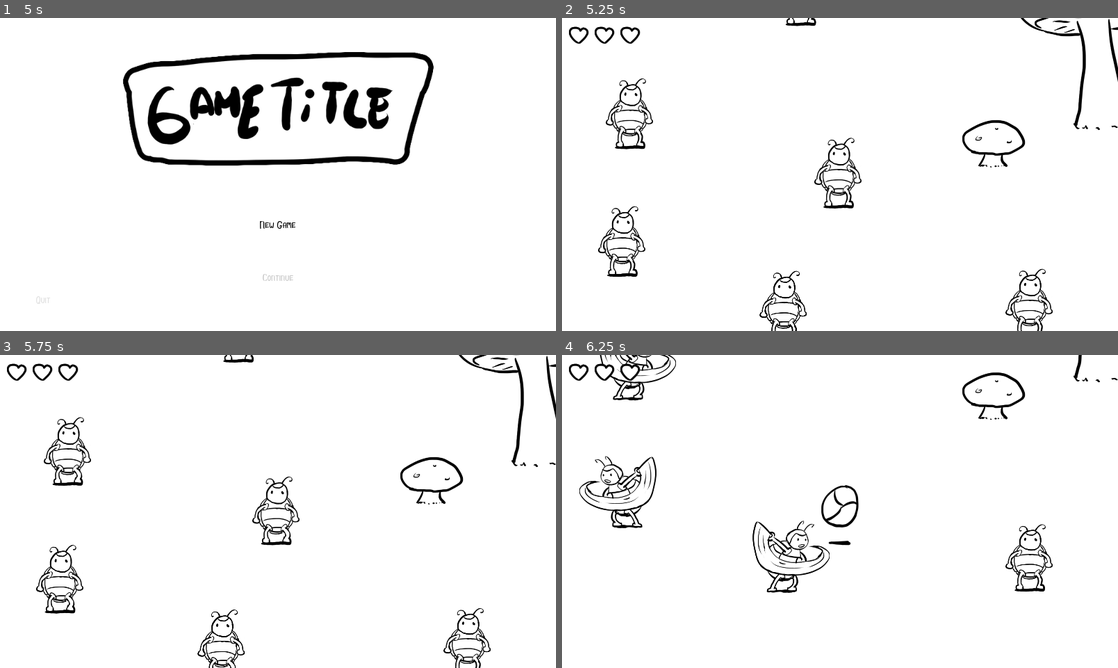
Above: before the commit, frames 1-4 (two rows, left to right).
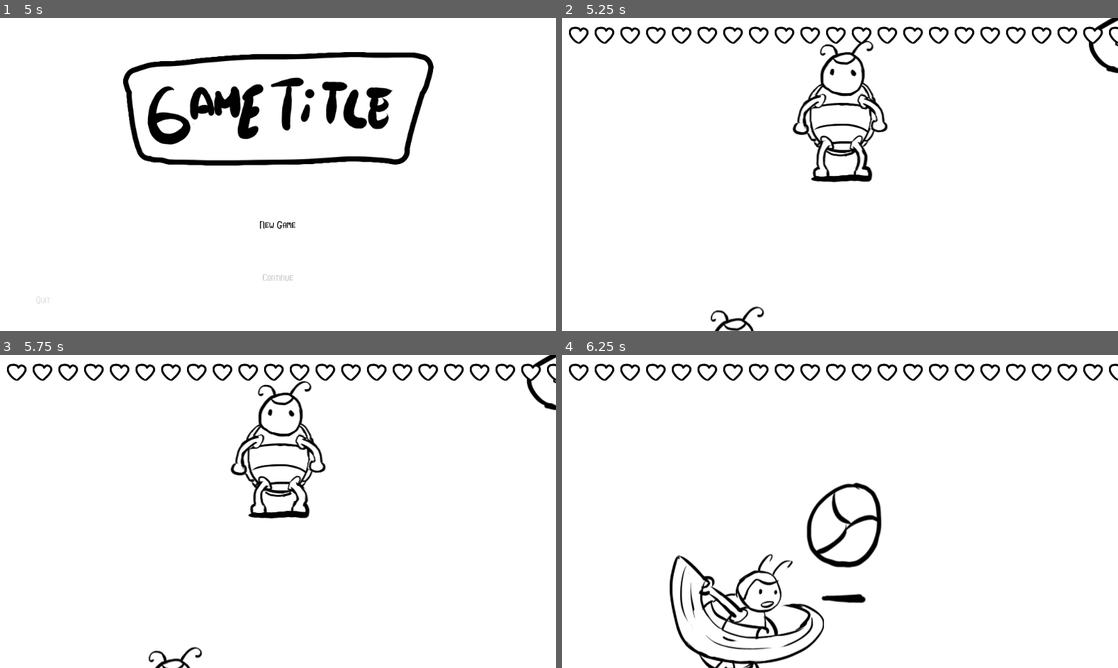
Above: after the commit, the same moments.

Repository: matthehzhang/hackutd
Game: Godot game, scene res://scenes/levels/Intro.tscn
Same seed, same stepped clock (60 frames per second), same inputs: the game is played once before the commit and once after it.
Inputs:
- Up to frame 1 (5 s): tap Enter at 0.5, 4.25 s; hold Right (move_right) 0.53-1.28 s; tap Space (roll) at 0.6, 1.55, 2.3, 2.85, 3.5, 3.6, 4.55 s; hold Down (move_down) 1.28-2.03 s; tap Ctrl (attack) at 1.35, 4.35 s; hold Right (move_right) 2.03-2.78 s; hold E (interact) 2.03-2.78 s; hold Up (move_up) 2.78-3.53 s; hold Left (move_left) from 3.53 s (still down)
- Up to frame 2 (5.25 s): release Left (move_left) at 5 s; click "New Game" at 5 s
- Up to frame 3 (5.75 s): no input
- Up to frame 4 (6.25 s): hold Down (move_down) from 5.78 s (still down); hold E (interact) from 5.78 s (still down); tap Space (roll) at 6.05 s

Frame 1 is identical in both runs. In frame 2, 6.9% of the frame differs, in the area x 6-100%, y 0-100%; in frame 3, 6.8%; in frame 4, 7.8%, in the area x 3-100%, y 0-100%.

Commit message:
create fixed and unfixed camera options based on scene

Diff:
--- a/fonts/dialog.tres
+++ b/fonts/dialog.tres
@@ -1,9 +1,11 @@
-[gd_resource type="FontFile" load_steps=2 format=2]
+[gd_resource type="FontFile" load_steps=2 format=3 uid="uid://drwpb3u26vnpm"]
 
-[ext_resource path="res://fonts/Candy Demo.otf" type="FontFile" id=1]
+[ext_resource type="FontFile" uid="uid://bq0nyj1m4id7o" path="res://fonts/Candy Demo.otf" id="1"]
 
 [resource]
-size = 32
-use_filter = true
-extra_spacing_top = -3
-font_data = ExtResource( 1 )
+fallbacks = Array[Font]([ExtResource("1")])
+cache/0/16/0/ascent = 0.0
+cache/0/16/0/descent = 0.0
+cache/0/16/0/underline_position = 0.0
+cache/0/16/0/underline_thickness = 0.0
+cache/0/16/0/scale = 1.0
--- a/fonts/stats.tres
+++ b/fonts/stats.tres
@@ -1,9 +1,11 @@
-[gd_resource type="FontFile" load_steps=2 format=2]
+[gd_resource type="FontFile" load_steps=2 format=3 uid="uid://es2xlkhhhi7g"]
 
-[ext_resource path="res://fonts/Candy Demo.otf" type="FontFile" id=1]
+[ext_resource type="FontFile" uid="uid://bq0nyj1m4id7o" path="res://fonts/Candy Demo.otf" id="1"]
 
 [resource]
-size = 24
-use_filter = true
-extra_spacing_top = -3
-font_data = ExtResource( 1 )
+fallbacks = Array[Font]([ExtResource("1")])
+cache/0/16/0/ascent = 0.0
+cache/0/16/0/descent = 0.0
+cache/0/16/0/underline_position = 0.0
+cache/0/16/0/underline_thickness = 0.0
+cache/0/16/0/scale = 1.0
--- a/project.godot
+++ b/project.godot
@@ -13,7 +13,7 @@
 config/name="Top Down Action RPG"
 run/main_scene="res://scenes/levels/Intro.tscn"
 config/use_custom_user_dir=true
-config/features=PackedStringArray("4.2")
+config/features=PackedStringArray("4.5")
 config/icon="res://icon.png"
 
 [autoload]
@@ -32,57 +32,61 @@
 
 window/stretch/mode="2d"
 
+[dotnet]
+
+project/assembly_name="Top Down Action RPG"
+
 [input]
 
 move_up={
 "deadzone": 0.5,
-"events": [Object(InputEventKey,"resource_local_to_scene":fa …(174 unchanged characters)… l_keycode":0,"key_label":0,"unicode":0,"echo":false,"script":null)
+"events": [Object(InputEventKey,"resource_local_to_scene":fa …(174 unchanged characters)… l_keycode":0,"key_label":0,"unicode":0,"location":0,"echo":false,"script":null)
 , Object(InputEventJoypadMotion,"resource_local_to_scene":false,"resource_name":"","device":0,"axis":1,"axis_value":-1.0,"script":null)
 , Object(InputEventJoypadButton,"resource_local_to_scene":false,"resource_name":"","device":0,"button_index":11,"pressure":0.0,"pressed":false,"script":null)
 ]
 }
 move_left={
 "deadzone": 0.5,
-"events": [Object(InputEventKey,"resource_local_to_scene":fa …(174 unchanged characters)… l_keycode":0,"key_label":0,"unicode":0,"echo":false,"script":null)
+"events": [Object(InputEventKey,"resource_local_to_scene":fa …(174 unchanged characters)… l_keycode":0,"key_label":0,"unicode":0,"location":0,"echo":false,"script":null)
 , Object(InputEventJoypadMotion,"resource_local_to_scene":false,"resource_name":"","device":0,"axis":0,"axis_value":-1.0,"script":null)
 , Object(InputEventJoypadButton,"resource_local_to_scene":false,"resource_name":"","device":0,"button_index":13,"pressure":0.0,"pressed":false,"script":null)
 ]
 }
 move_down={
 "deadzone": 0.5,
-"events": [Object(InputEventKey,"resource_local_to_scene":fa …(174 unchanged characters)… l_keycode":0,"key_label":0,"unicode":0,"echo":false,"script":null)
+"events": [Object(InputEventKey,"resource_local_to_scene":fa …(174 unchanged characters)… l_keycode":0,"key_label":0,"unicode":0,"location":0,"echo":false,"script":null)
 , Object(InputEventJoypadMotion,"resource_local_to_scene":false,"resource_name":"","device":0,"axis":1,"axis_value":1.0,"script":null)
 , Object(InputEventJoypadButton,"resource_local_to_scene":false,"resource_name":"","device":0,"button_index":12,"pressure":0.0,"pressed":false,"script":null)
 ]
 }
 move_right={
 "deadzone": 0.5,
-"events": [Object(InputEventKey,"resource_local_to_scene":fa …(174 unchanged characters)… l_keycode":0,"key_label":0,"unicode":0,"echo":false,"script":null)
+"events": [Object(InputEventKey,"resource_local_to_scene":fa …(174 unchanged characters)… l_keycode":0,"key_label":0,"unicode":0,"location":0,"echo":false,"script":null)
 , Object(InputEventJoypadMotion,"resource_local_to_scene":false,"resource_name":"","device":0,"axis":0,"axis_value":1.0,"script":null)
 , Object(InputEventJoypadButton,"resource_local_to_scene":false,"resource_name":"","device":0,"button_index":14,"pressure":0.0,"pressed":false,"script":null)
 ]
 }
 attack={
 "deadzone": 0.5,
-"events": [Object(InputEventKey,"resource_local_to_scene":fa …(174 unchanged characters)… l_keycode":0,"key_label":0,"unicode":0,"echo":false,"script":null)
+"events": [Object(InputEventKey,"resource_local_to_scene":fa …(174 unchanged characters)… l_keycode":0,"key_label":0,"unicode":0,"location":0,"echo":false,"script":null)
 , Object(InputEventJoypadButton,"resource_local_to_scene":false,"resource_name":"","device":0,"button_index":2,"pressure":0.0,"pressed":false,"script":null)
 ]
 }
 roll={
 "deadzone": 0.5,
-"events": [Object(InputEventKey,"resource_local_to_scene":fa …(169 unchanged characters)… l_keycode":0,"key_label":0,"unicode":0,"echo":false,"script":null)
+"events": [Object(InputEventKey,"resource_local_to_scene":fa …(169 unchanged characters)… l_keycode":0,"key_label":0,"unicode":0,"location":0,"echo":false,"script":null)
 , Object(InputEventJoypadButton,"resource_local_to_scene":false,"resource_name":"","device":0,"button_index":0,"pressure":0.0,"pressed":false,"script":null)
 ]
 }
 interact={
 "deadzone": 0.5,
-"events": [Object(InputEventKey,"resource_local_to_scene":fa …(169 unchanged characters)… l_keycode":0,"key_label":0,"unicode":0,"echo":false,"script":null)
+"events": [Object(InputEventKey,"resource_local_to_scene":fa …(169 unchanged characters)… l_keycode":0,"key_label":0,"unicode":0,"location":0,"echo":false,"script":null)
 , Object(InputEventJoypadButton,"resource_local_to_scene":false,"resource_name":"","device":0,"button_index":1,"pressure":0.0,"pressed":false,"script":null)
 ]
 }
 pause={
 "deadzone": 0.5,
-"events": [Object(InputEventKey,"resource_local_to_scene":fa …(174 unchanged characters)… l_keycode":0,"key_label":0,"unicode":0,"echo":false,"script":null)
+"events": [Object(InputEventKey,"resource_local_to_scene":fa …(174 unchanged characters)… l_keycode":0,"key_label":0,"unicode":0,"location":0,"echo":false,"script":null)
 , Object(InputEventJoypadButton,"resource_local_to_scene":false,"resource_name":"","device":0,"button_index":6,"pressure":0.0,"pressed":false,"script":null)
 ]
 }
--- a/scenes/characters/Player.gd
+++ b/scenes/characters/Player.gd
@@ -4,13 +4,12 @@
 
 """
 This implements a very rudimentary state machine. There are better implementations
-in the AssetLib if you want to make something more complex. Also it shares code with Enemy.gd
-and probably both should extend some parent script
+in the AssetLib if you want to make something more complex.
 """
 
 @export var WALK_SPEED: int = 350 # pixels per second
 @export var ROLL_SPEED: int = 1000 # pixels per second
-@export var hitpoints: int = 3
+@export var hitpoints: int = 100
 
 var linear_vel = Vector2()
 var roll_direction = Vector2.DOWN
@@ -39,8 +38,38 @@
 			Dialogs.dialog_started.connect(_on_dialog_started) == OK and
 			Dialogs.dialog_ended.connect(_on_dialog_ended) == OK ):
 		printerr("Error connecting to dialog system")
-	pass
-
+
+	setup_camera()
+	pass
+
+func setup_camera():
+	# Find the current room node
+	var current_room = get_parent()  # Assumes player is child of room
+
+	# Check if this room should have a fixed camera
+	if current_room.is_in_group("fixed_camera"):
+		# Center camera on room
+		var room_center = get_room_center(current_room)
+		# Detach camera from player movement
+		$Camera2D.set_as_top_level(true)
+		$Camera2D.global_position = room_center
+		$Camera2D.position_smoothing_enabled = false
+		# Detach camera from player movement
+
+	else:
+		# Camera follows player normally
+		$Camera2D.set_as_top_level(false)
+		$Camera2D.position_smoothing_enabled = true
+		$Camera2D.position = Vector2.ZERO
+
+func get_room_center(room):
+	# Find a node marked as the room center, or use a default
+	var center_markers = room.get_node("CameraCenter") if room.has_node("CameraCenter") else null
+	if center_markers:
+		return center_markers.global_position
+	else:
+		# Fallback: estimate from room size (adjust these values)
+		return Vector2(0,0)
 
 func _physics_process(_delta):
 
--- a/scenes/characters/Player.tscn
+++ b/scenes/characters/Player.tscn
@@ -809,22 +809,22 @@
 
 [sub_resource type="AnimationLibrary" id="AnimationLibrary_qdvjb"]
 _data = {
-"die": SubResource("2"),
-"hurt": SubResource("3"),
-"idle_down": SubResource("4"),
-"idle_left": SubResource("5"),
-"idle_right": SubResource("6"),
-"idle_up": SubResource("7"),
-"reset": SubResource("8"),
-"roll": SubResource("9"),
-"slash_down": SubResource("10"),
-"slash_left": SubResource("11"),
-"slash_right": SubResource("12"),
-"slash_up": SubResource("13"),
-"walk_down": SubResource("14"),
-"walk_left": SubResource("15"),
-"walk_right": SubResource("16"),
-"walk_up": SubResource("17")
+&"die": SubResource("2"),
+&"hurt": SubResource("3"),
+&"idle_down": SubResource("4"),
+&"idle_left": SubResource("5"),
+&"idle_right": SubResource("6"),
+&"idle_up": SubResource("7"),
+&"reset": SubResource("8"),
+&"roll": SubResource("9"),
+&"slash_down": SubResource("10"),
+&"slash_left": SubResource("11"),
+&"slash_right": SubResource("12"),
+&"slash_up": SubResource("13"),
+&"walk_down": SubResource("14"),
+&"walk_left": SubResource("15"),
+&"walk_right": SubResource("16"),
+&"walk_up": SubResource("17")
 }
 
 [sub_resource type="CapsuleShape2D" id="18"]
@@ -836,11 +836,13 @@
 script = ExtResource("2")
 
 [node name="sprite" type="Sprite2D" parent="."]
+modulate = Color(0, 0, 0, 1)
 position = Vector2(6.30249, -86.9744)
 texture = ExtResource("1")
+flip_h = true
 hframes = 8
 vframes = 4
-frame = 5
+frame = 9
 
 [node name="hitbox" type="CollisionShape2D" parent="."]
 position = Vector2(-0.882385, -27.9806)
@@ -858,13 +860,9 @@
 
 [node name="anims" type="AnimationPlayer" parent="."]
 libraries = {
-"": SubResource("AnimationLibrary_qdvjb")
+&"": SubResource("AnimationLibrary_qdvjb")
 }
 autoplay = "reset"
-
-[node name="camera" type="Camera2D" parent="."]
-position = Vector2(6.30249, -86.9744)
-zoom = Vector2(0.5, 0.5)
 
 [node name="debug" parent="." instance=ExtResource("3")]
 path_to_node = NodePath("..")
@@ -877,4 +875,6 @@
 position = Vector2(0, -78.0211)
 shape = SubResource("18")
 
+[node name="Camera2D" type="Camera2D" parent="."]
+
 [connection signal="area_entered" from="hurtbox" to="." method="_on_hurtbox_area_entered"]
--- a/scenes/levels/Controls.tscn
+++ b/scenes/levels/Controls.tscn
@@ -1,23 +1,26 @@
-[gd_scene load_steps=4 format=2]
+[gd_scene load_steps=4 format=3 uid="uid://bced5hbmc8pa5"]
 
-[ext_resource path="res://scenes/levels/Controls.gd" type="Script" id=1]
-[ext_resource path="res://textures/misc/controls.png" type="Texture2D" id=2]
-[ext_resource path="res://fonts/dialog.tres" type="FontFile" id=3]
+[ext_resource type="Script" uid="uid://b1hfuturpsieu" path="res://scenes/levels/Controls.gd" id="1"]
+[ext_resource type="Texture2D" uid="uid://dhdedjhqm5wcg" path="res://textures/misc/controls.png" id="2"]
+[ext_resource type="FontFile" uid="uid://drwpb3u26vnpm" path="res://fonts/dialog.tres" id="3"]
 
 [node name="Controls" type="Control"]
+layout_mode = 3
+anchors_preset = 15
 anchor_right = 1.0
 anchor_bottom = 1.0
-script = ExtResource( 1 )
-__meta__ = {
-"_edit_use_anchors_": false
-}
+grow_horizontal = 2
+grow_vertical = 2
+script = ExtResource("1")
 
 [node name="controls" type="TextureRect" parent="."]
+layout_mode = 0
 anchor_right = 1.0
 anchor_bottom = 1.0
-texture = ExtResource( 2 )
+texture = ExtResource("2")
 
 [node name="Button" type="Button" parent="."]
+layout_mode = 0
 anchor_left = 1.0
 anchor_top = 0.5
 anchor_right = 1.0
@@ -26,12 +29,10 @@
 offset_top = 234.378
 offset_right = -7.36102
 offset_bottom = 283.378
-theme_override_fonts/font = ExtResource( 3 )
-theme_override_colors/font_color = Color( 0, 0, 0, 1 )
-theme_override_colors/font_hover_color = Color( 0.364706, 0.364706, 0.364706, 1 )
+theme_override_colors/font_color = Color(0, 0, 0, 1)
+theme_override_colors/font_hover_color = Color(0.364706, 0.364706, 0.364706, 1)
+theme_override_fonts/font = ExtResource("3")
 text = "Back"
 flat = true
-__meta__ = {
-"_editor_description_": ""
-}
+
 [connection signal="pressed" from="Button" to="." method="_on_Button_pressed"]
--- a/scenes/levels/HouseInside.tscn
+++ b/scenes/levels/HouseInside.tscn
@@ -39,7 +39,7 @@
 
 [sub_resource type="AnimationLibrary" id="AnimationLibrary_i7obc"]
 _data = {
-"idle": SubResource("1")
+&"idle": SubResource("1")
 }
 
 [sub_resource type="RectangleShape2D" id="RectangleShape2D_ttal5"]
@@ -51,7 +51,7 @@
 [sub_resource type="RectangleShape2D" id="3"]
 size = Vector2(1378.44, 314.398)
 
-[node name="HouseInside" type="Node"]
+[node name="HouseInside" type="Node" groups=["fixed_camera"]]
 
 [node name="house_inside" type="Sprite2D" parent="."]
 texture = ExtResource("1")
@@ -79,7 +79,7 @@
 
 [node name="anims" parent="house_inside/Dadbug" index="1"]
 libraries = {
-"": SubResource("AnimationLibrary_i7obc")
+&"": SubResource("AnimationLibrary_i7obc")
 }
 
 [node name="trigger" parent="house_inside/Dadbug" index="2"]
@@ -110,10 +110,6 @@
 [node name="CollisionShape2D" type="CollisionShape2D" parent="exit"]
 shape = SubResource("3")
 
-[node name="lvl_camera" type="Camera2D" parent="."]
-position = Vector2(1.10724, 6.72946)
-zoom = Vector2(0.7, 0.7)
-
 [node name="Character" parent="." instance=ExtResource("5")]
 position = Vector2(4.19806, 260.181)
 facing = "up"
--- a/scenes/levels/Outside.tscn
+++ b/scenes/levels/Outside.tscn
@@ -15,33 +15,39 @@
 [ext_resource type="PackedScene" path="res://scenes/characters/Npc.tscn" id="13"]
 [ext_resource type="PackedScene" uid="uid://dwu2tlrkse1kh" path="res://scenes/misc/Quest.tscn" id="14"]
 
+[sub_resource type="RectangleShape2D" id="RectangleShape2D_4pt2u"]
+size = Vector2(4197.723, 378.0916)
+
+[sub_resource type="RectangleShape2D" id="RectangleShape2D_7a0mr"]
+size = Vector2(4041, 341.0002)
+
 [node name="Outside" type="Node"]
 
 [node name="puddle_big" type="Sprite2D" parent="."]
-position = Vector2(661.445, 950.947)
+position = Vector2(-681.4837, 97.30347)
 texture = ExtResource("10")
 
 [node name="puddle_small" type="Sprite2D" parent="."]
-position = Vector2(1329.08, 687.921)
+position = Vector2(-273.87408, -909.23145)
 scale = Vector2(0.995735, 0.995735)
 texture = ExtResource("11")
 
 [node name="puddle_small2" type="Sprite2D" parent="."]
-position = Vector2(441.76, 1575.24)
+position = Vector2(-901.1686, 721.59656)
 scale = Vector2(0.995735, 0.995735)
 texture = ExtResource("11")
 
 [node name="puddle_big2" type="Sprite2D" parent="."]
-position = Vector2(1782.78, 1096.72)
+position = Vector2(179.8258, -500.43262)
 scale = Vector2(1.97507, 1.97507)
 texture = ExtResource("10")
 
 [node name="level" type="Node2D" parent="."]
 y_sort_enabled = true
-position = Vector2(208.024, -128.355)
+position = Vector2(-1134.9047, -981.99854)
 
 [node name="Jorgito" parent="level" instance=ExtResource("13")]
-position = Vector2(2062.51, 2957.82)
+position = Vector2(1802.4845, 2214.311)
 character_name = "Jorgito"
 
 [node name="Quest" parent="level/Jorgito" instance=ExtResource("14")]
@@ -51,10 +57,10 @@
 pending_text = "You forgot? I want 3 Generic Items"
 
 [node name="Character" parent="level" instance=ExtResource("8")]
-position = Vector2(1509.86, 2579.34)
+position = Vector2(1249.8345, 1835.831)
 
 [node name="house" parent="level" instance=ExtResource("5")]
-position = Vector2(908.151, 406.509)
+position = Vector2(648.1255, -337.00003)
 to_scene = "res://scenes/levels/HouseInside.tscn"
 
 [node name="house_outside" type="Marker2D" parent="level/house" groups=["spawnpoints"]]
@@ -67,40 +73,40 @@
 position = Vector2(2000.14, 283.939)
 
 [node name="flower3" parent="level" instance=ExtResource("7")]
-position = Vector2(3047.55, 841.074)
+position = Vector2(2787.5244, 97.56494)
 
 [node name="grass" parent="level" instance=ExtResource("3")]
-position = Vector2(1454.14, 1621.06)
+position = Vector2(1194.1145, 877.551)
 
 [node name="grass2" parent="level" instance=ExtResource("3")]
-position = Vector2(1610.14, 1777.06)
+position = Vector2(1350.1145, 1033.551)
 
 [node name="grass3" parent="level" instance=ExtResource("3")]
-position = Vector2(1721.57, 2011.06)
+position = Vector2(1461.5444, 1267.551)
 
 [node name="grass4" parent="level" instance=ExtResource("3")]
-position = Vector2(1844.14, 1598.78)
+position = Vector2(1584.1145, 855.271)
 
 [node name="grass5" parent="level" instance=ExtResource("3")]
-position = Vector2(1977.85, 1821.63)
+position = Vector2(1717.8245, 1078.121)
 
 [node name="grass6" parent="level" instance=ExtResource("3")]
-position = Vector2(2278.7, 1520.78)
+position = Vector2(2018.6744, 777.271)
 
 [node name="grass7" parent="level" instance=ExtResource("3")]
-position = Vector2(807.868, 1777.06)
+position = Vector2(547.84247, 1033.551)
 
 [node name="grass8" parent="level" instance=ExtResource("3")]
-position = Vector2(741.012, 2011.06)
+position = Vector2(480.9865, 1267.551)
 
 [node name="grass9" parent="level" instance=ExtResource("3")]
-position = Vector2(484.729, 1765.92)
+position = Vector2(224.70349, 1022.411)
 
 [node name="grass10" parent="level" instance=ExtResource("3")]
-position = Vector2(295.304, 2022.2)
+position = Vector2(35.278473, 1278.6909)
 
 [node name="grass11" parent="level" instance=ExtResource("3")]
-position = Vector2(540.443, 2111.34)
+position = Vector2(280.41748, 1367.831)
 
 [node name="grass12" parent="level" instance=ExtResource("3")]
 position = Vector2(61.3066, 1788.2)
@@ -109,83 +115,97 @@
 position = Vector2(-217.261, 2122.48)
 
 [node name="mushroom_big" parent="level" instance=ExtResource("1")]
-position = Vector2(2278.7, 2345.34)
+position = Vector2(2018.6744, 1601.831)
 
 [node name="mushroom_small" parent="level" instance=ExtResource("9")]
-position = Vector2(1955.56, 2467.91)
+position = Vector2(1695.5345, 1724.4009)
 
 [node name="mushroom_small2" parent="level" instance=ExtResource("9")]
-position = Vector2(2546.13, 2601.62)
+position = Vector2(2286.1045, 1858.1111)
 
 [node name="grass14" parent="level" instance=ExtResource("3")]
 position = Vector2(-369.359, -286.035)
 
-[node name="grass15" parent="level" instance=ExtResource("3")]
-position = Vector2(-921.388, -934.964)
-
-[node name="grass16" parent="level" instance=ExtResource("3")]
-position = Vector2(-1711.26, -1401.84)
-
 [node name="enemy" parent="level" instance=ExtResource("4")]
-position = Vector2(909.861, 2408.58)
+position = Vector2(649.8355, 1665.071)
 
 [node name="enemy2" parent="level" instance=ExtResource("4")]
-position = Vector2(1401.15, 2054.49)
+position = Vector2(1141.1245, 1310.981)
 
 [node name="enemy3" parent="level" instance=ExtResource("4")]
 position = Vector2(170.712, 2514.8)
 
 [node name="enemy4" parent="level" instance=ExtResource("4")]
-position = Vector2(887.73, 2775.94)
+position = Vector2(627.70447, 2032.4309)
 
 [node name="enemy5" parent="level" instance=ExtResource("4")]
-position = Vector2(1352.46, 2961.83)
+position = Vector2(1092.4344, 2218.321)
 
 [node name="enemy6" parent="level" instance=ExtResource("4")]
 position = Vector2(144.914, 746.878)
 
 [node name="enemy7" parent="level" instance=ExtResource("4")]
-position = Vector2(1766.1, 666.819)
+position = Vector2(1506.0745, -76.69006)
 
 [node name="enemy8" parent="level" instance=ExtResource("4")]
-position = Vector2(2446.6, 633.461)
+position = Vector2(2186.5747, -110.048035)
 
 [node name="Item" parent="level" instance=ExtResource("12")]
-position = Vector2(1032.97, 1956.3)
+position = Vector2(772.94446, 1212.791)
 
 [node name="Item2" parent="level" instance=ExtResource("12")]
-position = Vector2(1234.96, 1710.6)
+position = Vector2(974.93445, 967.09094)
 item_type = "Magic Sword"
 
 [node name="Item3" parent="level" instance=ExtResource("12")]
-position = Vector2(969.666, 1659.36)
+position = Vector2(709.6405, 915.85095)
 item_type = "Coso"
 amount = 3
 
 [node name="Item6" parent="level" instance=ExtResource("12")]
-position = Vector2(2636.78, 2137.18)
+position = Vector2(2376.7544, 1393.6709)
 
 [node name="Item5" parent="level" instance=ExtResource("12")]
-position = Vector2(2838.76, 1891.49)
+position = Vector2(2578.7344, 1147.981)
 item_type = "Magic Sword"
 
 [node name="Item4" parent="level" instance=ExtResource("12")]
-position = Vector2(2573.47, 1840.24)
+position = Vector2(2313.4443, 1096.731)
 item_type = "Coso"
 amount = 3
 
 [node name="Item9" parent="level" instance=ExtResource("12")]
-position = Vector2(2911.12, 2411.52)
+position = Vector2(2651.0947, 1668.011)
 
 [node name="Item8" parent="level" instance=ExtResource("12")]
-position = Vector2(3113.1, 2165.82)
+position = Vector2(2853.0747, 1422.311)
 item_type = "Magic Sword"
 
 [node name="Item7" parent="level" instance=ExtResource("12")]
-position = Vector2(2847.81, 2114.57)
+position = Vector2(2587.7847, 1371.061)
 item_type = "Coso"
 amount = 3
 
+[node name="walls" type="StaticBody2D" parent="level"]
+
+[node name="CollisionShape2D4" type="CollisionShape2D" parent="level/walls"]
+position = Vector2(3322.2783, 811)
+rotation = 1.5707964
+shape = SubResource("RectangleShape2D_4pt2u")
+
+[node name="CollisionShape2D3" type="CollisionShape2D" parent="level/walls"]
+position = Vector2(1159.2784, 2745)
+shape = SubResource("RectangleShape2D_7a0mr")
+
+[node name="CollisionShape2D" type="CollisionShape2D" parent="level/walls"]
+position = Vector2(-1016.72156, 799.1385)
+rotation = 1.5707964
+shape = SubResource("RectangleShape2D_4pt2u")
+
+[node name="CollisionShape2D2" type="CollisionShape2D" parent="level/walls"]
+position = Vector2(1160.7784, -1129.5002)
+shape = SubResource("RectangleShape2D_7a0mr")
+
 [node name="music_track" parent="." instance=ExtResource("6")]
 music_track = "res://music/310-world-map-loop.ogg"
 
Binary file added: fonts/GameTrust.ttf
Not shown, added: fonts/GameTrust.ttf.import
Not shown, added: scenes/characters/DespawnFx.gd.uid
Not shown, added: scenes/characters/Enemy.gd.uid
Not shown, added: scenes/characters/Npc.gd.uid
Not shown, added: scenes/characters/Player.gd.uid
Not shown: 1 places in scenes/characters/Player.tscn that only renumber resources
Not shown, added: scenes/characters/debug_character.gd.uid
Not shown, added: scenes/items/Item.gd.uid
Not shown, added: scenes/levels/Controls.gd.uid
Not shown: 1 places in scenes/levels/HouseInside.tscn that only renumber resources
Not shown, added: scenes/levels/Menu.gd.uid
(and 14 more such lines)
